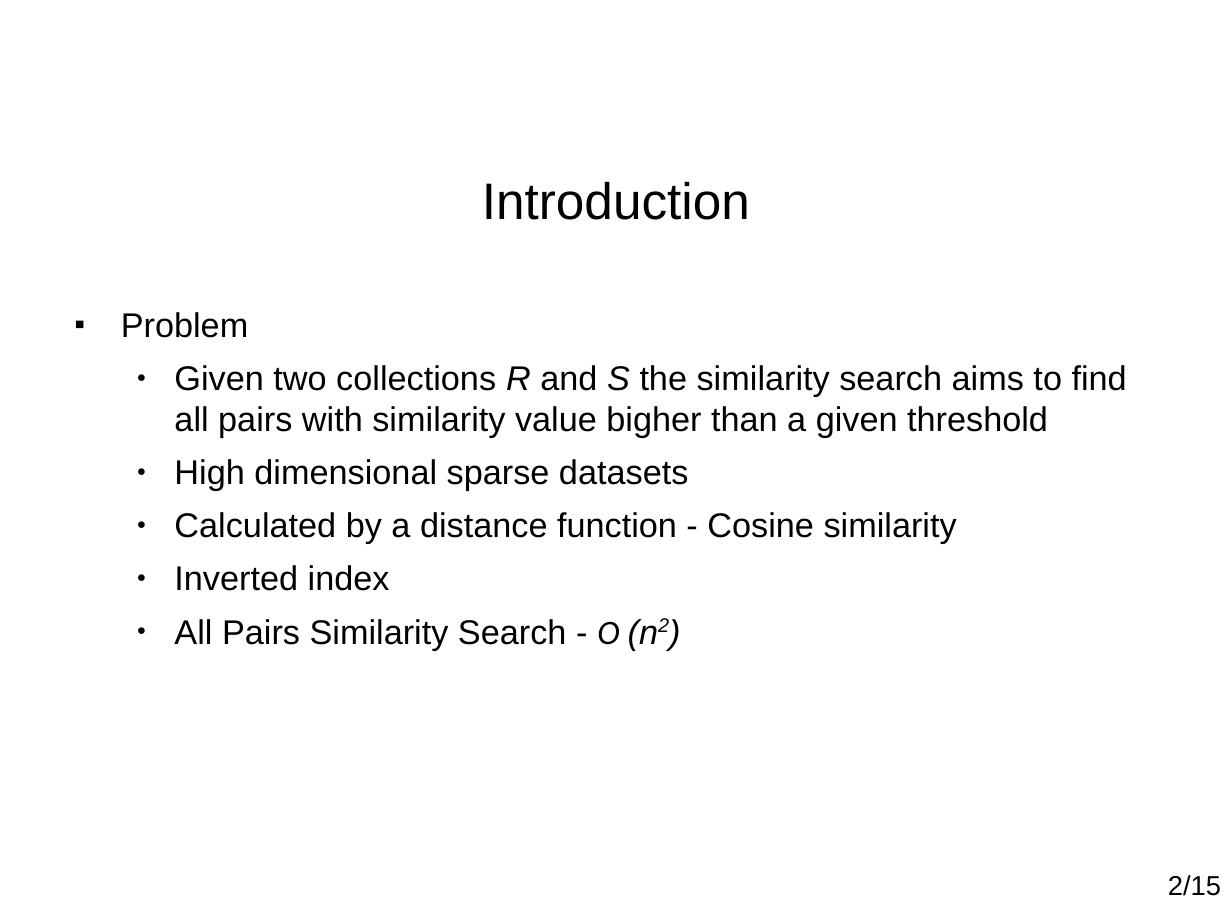
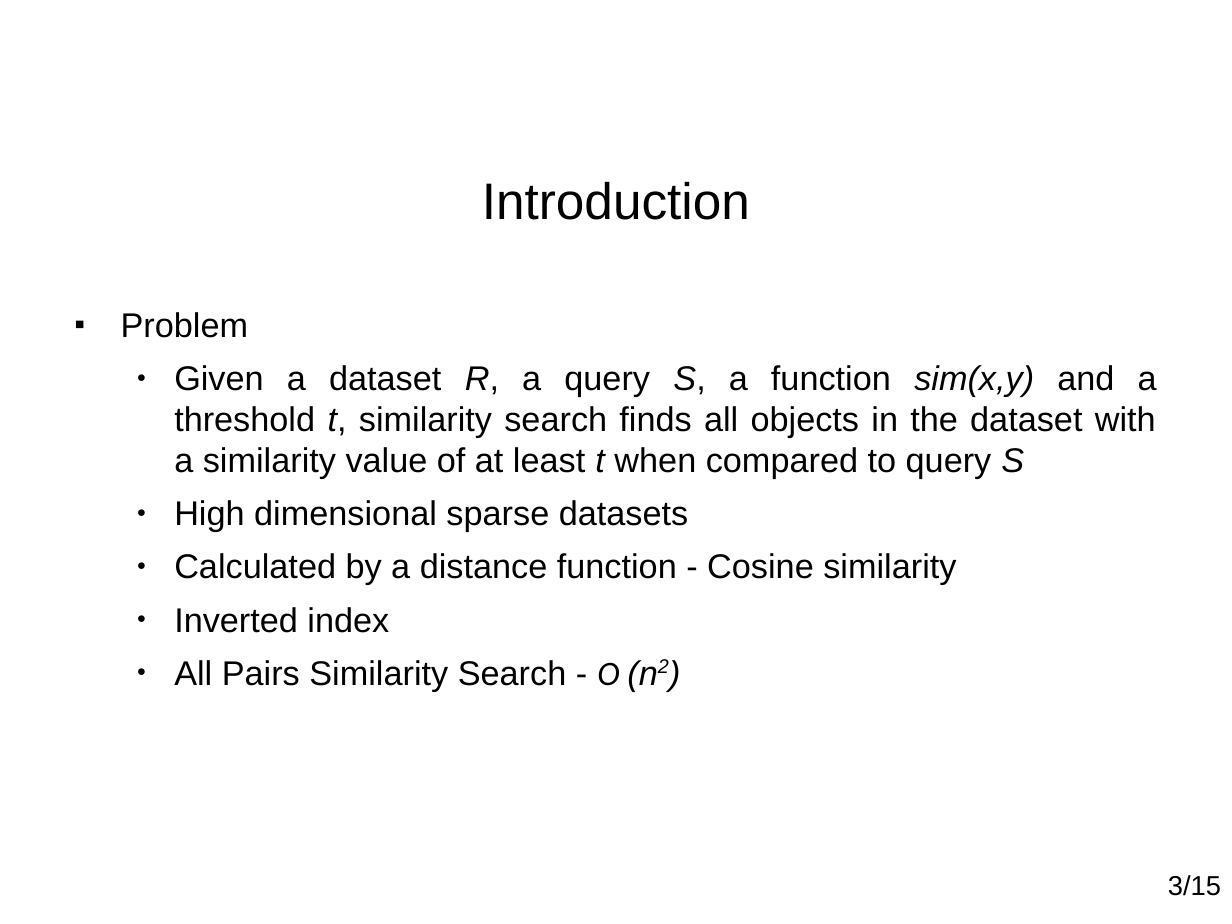
Before and after one commit to paulohq/apresentacao-L2AP, a slide deck: slide 4 of apresentacao-L2AP.ppt. Drawn at 1232x924 pixels with LibreOffice and Linux fonts; fonts in the diff are those of the drawing; background and template pictures are left out. Boxes give left, top, right and bottom in pixels: in the first picture for what was removed or moved away, otherwise in the second. Text is boxed around its words. In the diff, an @@ line names an element or a change of style, - is before the commit and + after.

```diff
--- a/apresentacao-L2AP.ppt
+++ b/apresentacao-L2AP.ppt
@@ text at (121,312,956,691): alignment left to justified; indent changed @@
@@ text at (174,365,1157,479): text changed @@
-  ● Given two collections R and S the similarity search aims to find all pairs with similarity value bigher than a given threshold
+  ● Given a dataset R, a query S, a function sim(x,y) and a threshold t, similarity search finds all objects in the dataset with a similarity value of at least t when compared to query S
@@ text at (1168,875,1221,896): text changed @@
-2/15
+3/15
```
Also in this commit, not shown: 14 other slides changed, 1 slide added, 1 other file.
